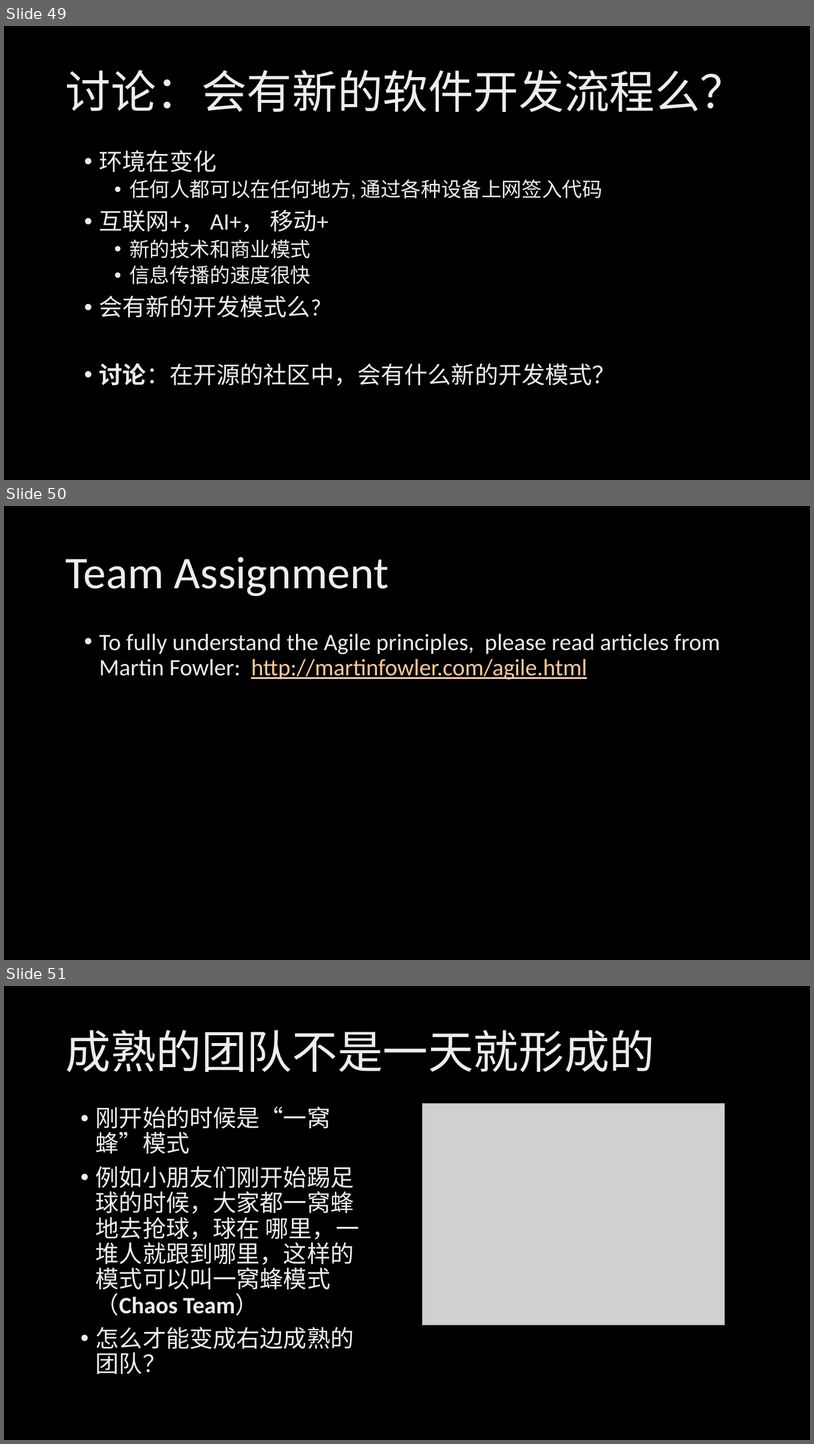
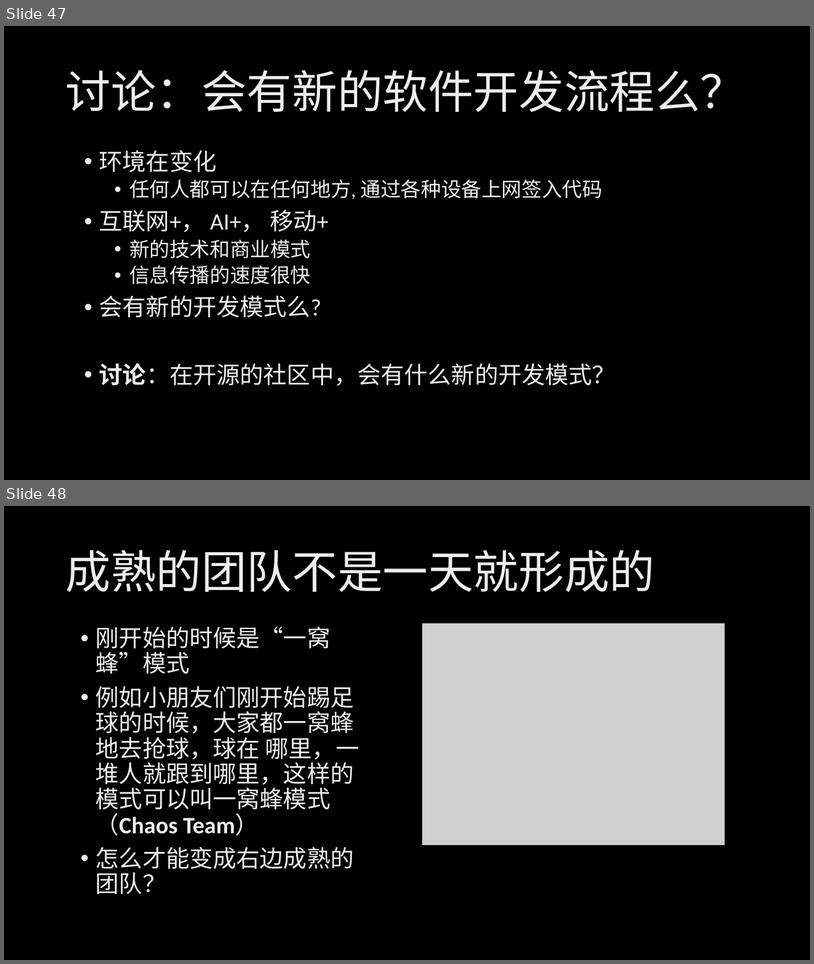
Before and after one commit to xinase/ASE, a slide deck: chapter05/ASE_5_Team_and_Process.pptx. Shown one above the other, each under a label of ours: slides 49, 50 and 51 before the commit, slides 47 and 48 after it. The pictures are 814x1444 and 814x964 pixels, drawn with LibreOffice and Linux fonts; fonts in the diff are those of the drawing; grey boxes stand for pictures; background and template pictures are left out. Boxes give left, top, right and bottom in pixels: in the first picture for what was removed or moved away, otherwise in the second. Text is boxed around its words. In the diff, an @@ line names an element or a change of style, - is before the commit and + after.

Commit message:
Please enter the commit message for your changes. Lines starting  with '' will be ignored, and an empty message aborts the commit.
 On branch master
 Your branch is up to date with 'origin/master'.

 Changes to be committed:
	deleted:    chapter0/ASE_1_intro.pptx
	modified:   "chapter0/\346\236\204\345\273\272\344\271\213\346\263\225\347\232\204 IT \346\225\231\345\255\246.pptx"
	modified:   chapter01/ASE_1_SoftwareEngineering.pptx
	modified:   chapter01/ASE_1_intro.pptx
	deleted:    chapter02/ASE_2_Coding_Exercise.pptx
	modified:   chapter02/ASE_2_Engineering_Skills.pptx
	modified:   chapter02/ASE_2_PSP_better_engineer.pptx
	modified:   chapter03/ASE_3_PSP_Career.pptx
	modified:   chapter03/ASE_3_PSP_better_engineer.pptx
	deleted:    chapter03/ASE_3_unit-test-subarray.pptx
	modified:   chapter04/ASE_4_Pair_Collaboration.pptx
	deleted:    chapter05/ASE_5_Team.pptx
	deleted:    chapter05/ASE_5_Team_Process.pptx
	modified:   chapter05/ASE_5_Team_and_Process.pptx
	modified:   chapter06/ASE_6_Agile_Process.pptx
	modified:   chapter07/ASE_7_SE_in_Industry.pptx
	deleted:    chapter07/ASE_7_SE_in_Industy.pptx
	deleted:    chapter07/ASE_7_Team_MSF Principles.pptx
	deleted:    chapter07/ASE_7_Team_User_study.pptx
	modified:   chapter08/ASE_8_Requirement.pptx
	deleted:    chapter08/ASE_8_Team_Planning_estimation.pptx
	deleted:    chapter08/ASE_8_Team_Requirement.pptx
	deleted:    chapter09/ASE_9_Team_Risk_management.pptx
	modified:   chapter09/ASE_9_program_manager.pptx
	modified:   chapter10/ASE_10_Scenario Based Engineering.pptx
	deleted:    chapter10/ASE_10_Team_persona_scenario.pptx
	deleted:    chapter10/ASE_10_Team_spec.pptx
	modified:   chapter11/ASE_11_Design_Implementation.pptx
	deleted:    chapter11/ASE_11_Team_Design_Implementation.pptx
	deleted:    chapter12/ASE_12_Team_UX.pptx
	modified:   chapter12/ASE_12_User_eXperience.pptx
	deleted:    chapter13/ASE_13_Team_Testing Overview.pptx
	modified:   chapter13/ASE_13_Testing.pptx
	modified:   chapter14/ASE_14_Quality_of_SWE.pptx
	deleted:    chapter14/ASE_14_Team_Quality_of_SWE.pptx
	deleted:    chapter15/ASE_15_End_Game.pptx
	modified:   chapter15/ASE_15_Stabalization_Release.pptx
	modified:   chapter16/ASE_16_Innovation.pptx
	deleted:    chapter16/ASE_16_Team_Product_Analysis.pptx
	modified:   chapter17/ASE_17_People_Performance.pptx

```diff
--- a/chapter05/ASE_5_Team_and_Process.pptx
+++ b/chapter05/ASE_5_Team_and_Process.pptx
@@ slide 50 removed at (x1=4, y1=506, x2=810, y2=960), background picture (left out) @@
@@ title removed at (x1=65, y1=557, x2=389, y2=596) @@
-Team Assignment
@@ text removed at (x1=99, y1=633, x2=720, y2=679) @@
-• To fully understand the Agile principles, please read articles from Martin Fowler: http://martinfowler.com/agile.html
@@ what was slide 49 is now slide 47 @@
@@ what was slide 51 is now slide 48 @@
```
Also in this commit, not shown: 2 slides changed, 2 other slides removed, 29 other files.
